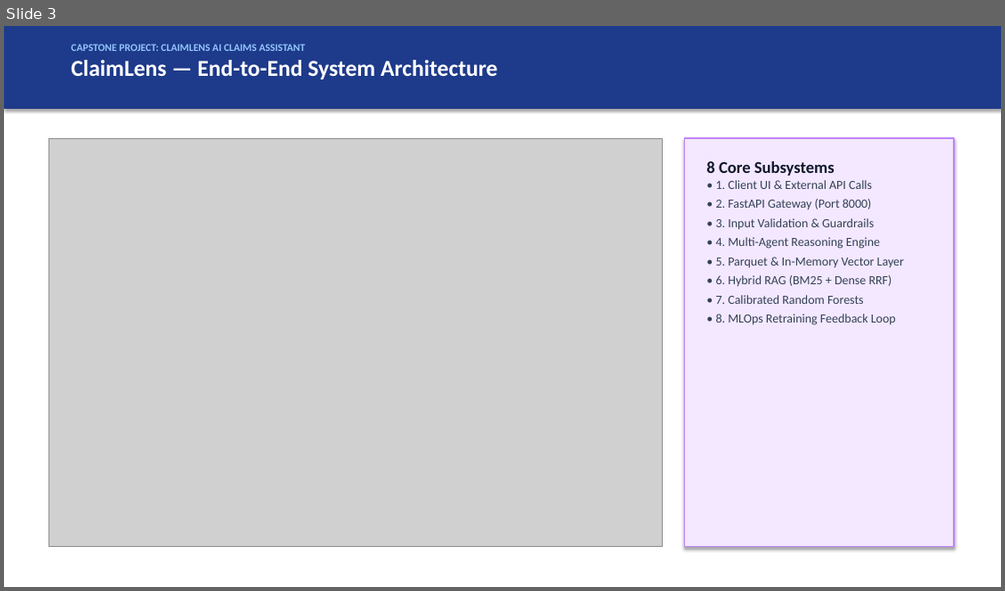
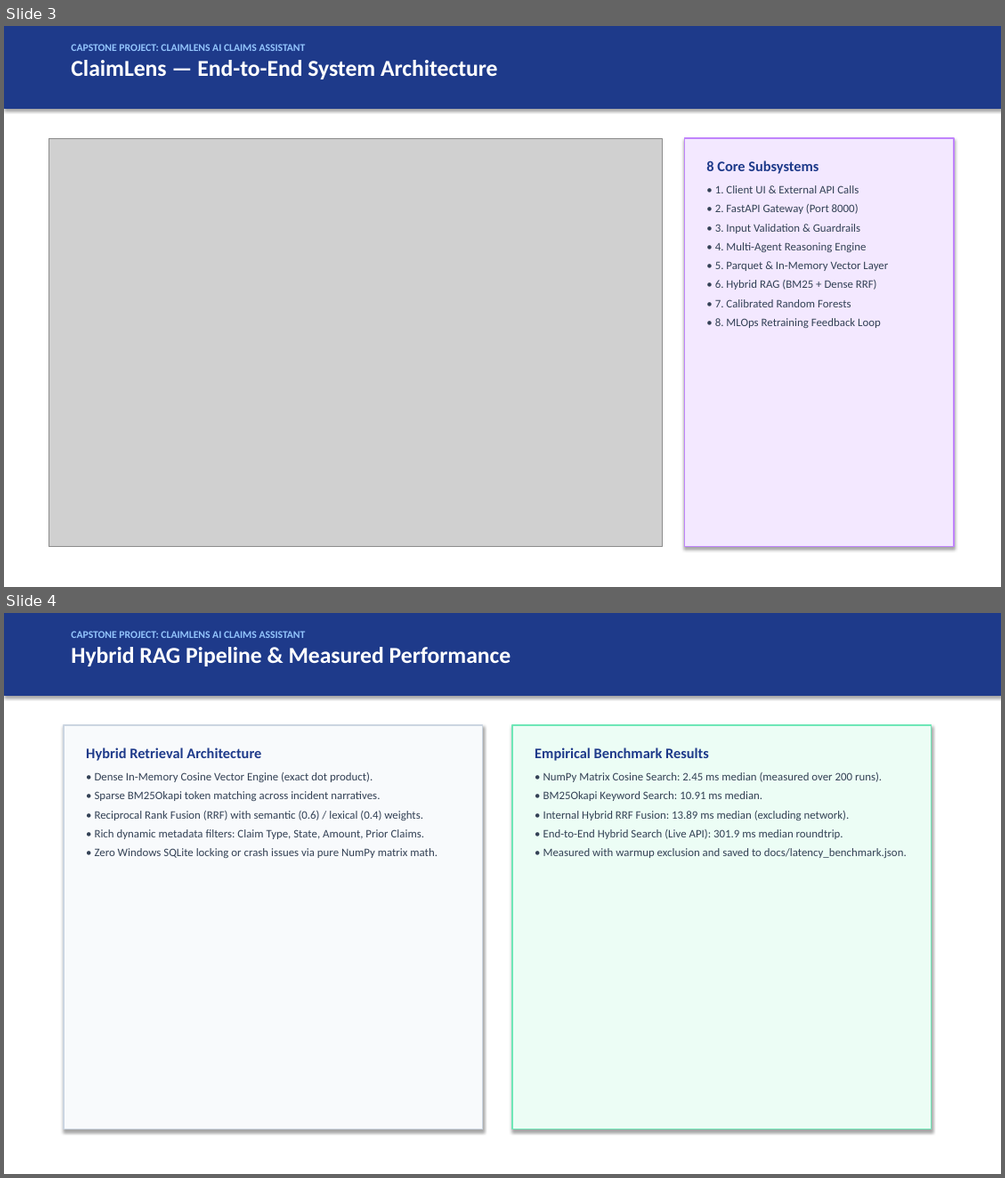
Before and after one commit to Ayushk3001/claimlens, a slide deck: presentation/Project_Presentation.pptx. Shown one above the other, each under a label of ours: slide 3 before the commit, slides 3 and 4 after it. The pictures are 1005x591 and 1005x1178 pixels, drawn with LibreOffice and Linux fonts; fonts in the diff are those of the drawing; grey boxes stand for pictures. Boxes give left, top, right and bottom in pixels: in the first picture for what was removed or moved away, otherwise in the second. Text is boxed around its words. In the diff, an @@ line names an element or a change of style, - is before the commit and + after.

Commit message:
Fix latency benchmark, synchronize deliverables, and harden evaluation invariants
- Implement ClaimVectorStore.search_by_vector with strict 1536-D array and finite numeric validation
- Decouple isolated vector cosine search from external API embedding latency in benchmark_latency.py
- Enforce universal settlement ceiling and TC-003 loss amount floor across evaluation harness
- Eliminate hardcoded deliverable metrics by dynamically parsing Evaluation_Summary.json and latency_benchmark.json
- Add unit tests for vector validation, deterministic ranking, and evaluation invariants (32 passing tests)
- Regenerate all submission PDFs, PPTX deck, and packaging archive

```diff
--- a/presentation/Project_Presentation.pptx
+++ b/presentation/Project_Presentation.pptx
@@ slide 4 added at (x1=4, y1=613, x2=1001, y2=1174), background #FFFFFF @@
@@ rectangle added at (x1=4, y1=613, x2=1001, y2=695), fill #1E3A8A, outline #1E3A8A 0.75 pt @@
@@ text added at (x1=71, y1=631, x2=511, y2=666), 10 pt, text #93C5FD, bold @@
+CAPSTONE PROJECT: CLAIMLENS AI CLAIMS ASSISTANT
+Hybrid RAG Pipeline & Measured Performance
@@ rectangle added at (x1=64, y1=725, x2=483, y2=1129), fill #F8FAFC, outline #CBD5E1 1.5 pt @@
@@ rectangle added at (x1=512, y1=725, x2=931, y2=1129), fill #ECFDF5, outline #6EE7B7 1.5 pt @@
@@ text added at (x1=86, y1=747, x2=437, y2=858), 11 pt, text #334155 @@
+Hybrid Retrieval Architecture
+• Dense In-Memory Cosine Vector Engine (exact dot product).
+• Sparse BM25Okapi token matching across incident narratives.
+• Reciprocal Rank Fusion (RRF) with semantic (0.6) / lexical (0.4) weights.
+• Rich dynamic metadata filters: Claim Type, State, Amount, Prior Claims.
+• Zero Windows SQLite locking or crash issues via pure NumPy matrix math.
@@ text added at (x1=534, y1=747, x2=906, y2=858), 11 pt, text #334155 @@
+Empirical Benchmark Results
+• NumPy Matrix Cosine Search: 2.45 ms median (measured over 200 runs).
+• BM25Okapi Keyword Search: 10.91 ms median.
+• Internal Hybrid RRF Fusion: 13.89 ms median (excluding network).
+• End-to-End Hybrid Search (Live API): 301.9 ms median roundtrip.
+• Measured with warmup exclusion and saved to docs/latency_benchmark.json.
@@ slide 3 changed as well @@
@@ text "8 Core Subsystems" at (x1=706, y1=160, x2=888, y2=328): size 16 to 14 pt, text colour #0F172A to #1E3A8A in "8 Core Subsystems"; size 12 to 11 pt; more space between paragraphs @@
```
Also in this commit, not shown: 5 other slides changed, 1 slide removed, 17 other files.
